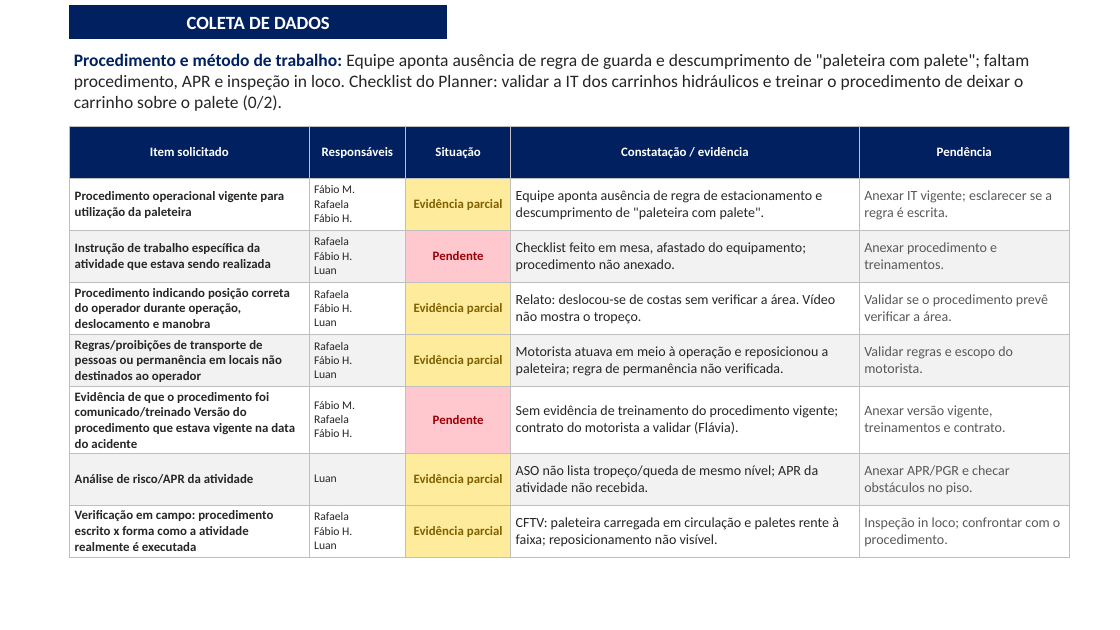
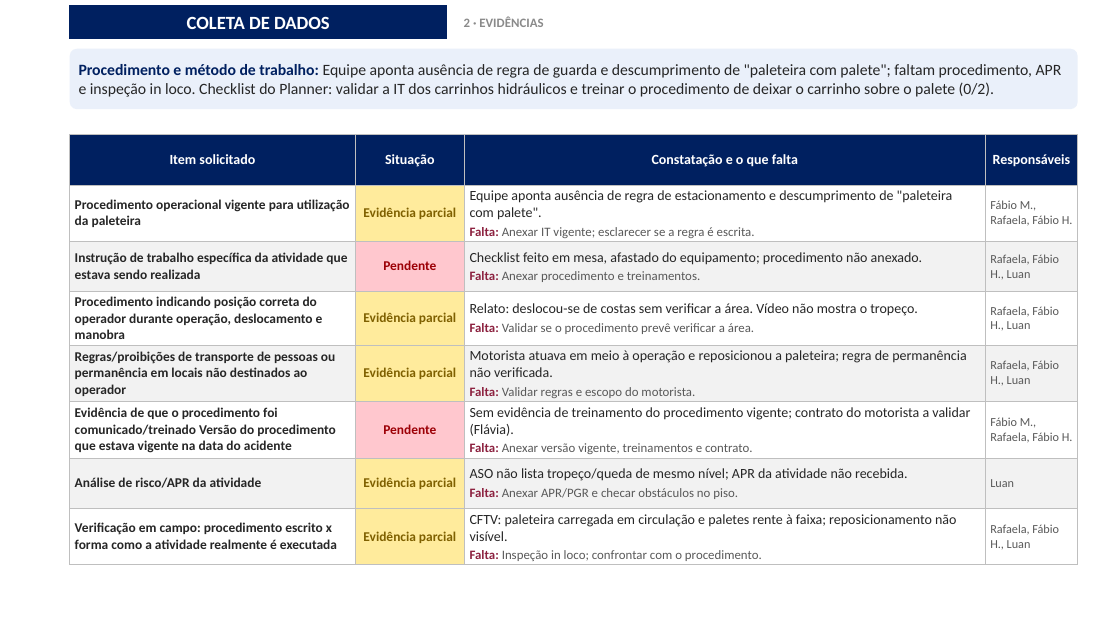
Before and after one commit to luantavarez9/hospital-seguro, a slide deck: slide 10 of entrega_acidente_GRU1/Apresentacao_Ocorrencia_Acidente_GRU_I.pptx (slide 9 before the commit). Drawn at 1120x630 pixels with LibreOffice and Linux fonts; fonts in the diff are those of the drawing; background and template pictures are left out. Boxes give left, top, right and bottom in pixels: in the first picture for what was removed or moved away, otherwise in the second. Text is boxed around its words. In the diff, an @@ line names an element or a change of style, - is before the commit and + after.

```diff
--- a/entrega_acidente_GRU1/Apresentacao_Ocorrencia_Acidente_GRU_I.pptx
+++ b/entrega_acidente_GRU1/Apresentacao_Ocorrencia_Acidente_GRU_I.pptx
@@ text added at [464, 16, 543, 27], 11 pt, text #8A8A8A, bold @@
+2 · EVIDÊNCIAS
@@ rounded rectangle "Procedimento e método de trabalho: ...": place and size @@
-rounded rectangle "Procedimento e método de trabalho: ..." at [74, 53, 1029, 111]
+rounded rectangle "Procedimento e método de trabalho: ..." at [70, 49, 1078, 109]
@@ rounded rectangle "Procedimento e método de trabalho: ..." at [70, 49, 1078, 109]: size 15 to 13.5 pt; less space between paragraphs; vertical alignment top to middle; fill none to #EAF0FA @@
@@ table at [70, 134, 1078, 565] @@
-column 2: Responsáveis | Fábio M. / Rafaela / Fábio H. | Rafaela / Fábio H. / Luan | Rafaela / Fábio H. / Luan | Rafaela / Fábio H. / Luan | Fábio M. / Rafaela / Fábio H. | Luan | Rafaela / Fábio H. / Luan
-column 4: Constatação / evidência | Equipe aponta ausência de regra de estacionamento e descumprimento de "paleteira com palete". | Checklist feito em mesa, afastado do equipamento; procedimento não anexado. | Relato: deslocou-se de costas sem verificar a área. Vídeo não mostra o tropeço. | Motorista atuava em meio à operação e reposicionou a paleteira; regra de permanência não verificada. | Sem evidência de treinamento do procedimento vigente; contrato do motorista a validar (Flávia). | ASO não lista tropeço/queda de mesmo nível; APR da atividade não recebida. | CFTV: paleteira carregada em circulação e paletes rente à faixa; reposicionamento não visível.
+column 3: Constatação e o que falta | Equipe aponta ausência de regra de estacionamento e descumprimento de "paleteira com palete". / Falta: Anexar IT vigente; esclarecer se a regra é escrita. | Checklist feito em mesa, afastado do equipamento; procedimento não anexado. / Falta: Anexar procedimento e treinamentos. | Relato: deslocou-se de costas sem verificar a área. Vídeo não mostra o tropeço. / Falta: Validar se o procedimento prevê verificar a área. | Motorista atuava em meio à operação e reposicionou a paleteira; regra de permanência não verificada. / Falta: Validar regras e escopo do motorista. | Sem evidência de treinamento do procedimento vigente; contrato do motorista a validar (Flávia). / Falta: Anexar versão vigente, treinamentos e contrato. | ASO não lista tropeço/queda de mesmo nível; APR da atividade não recebida. / Falta: Anexar APR/PGR e checar obstáculos no piso. | CFTV: paleteira carregada em circulação e paletes rente à faixa; reposicionamento não visível. / Falta: Inspeção in loco; confrontar com o procedimento.
-column 5: Pendência | Anexar IT vigente; esclarecer se a regra é escrita. | Anexar procedimento e treinamentos. | Validar se o procedimento prevê verificar a área. | Validar regras e escopo do motorista. | Anexar versão vigente, treinamentos e contrato. | Anexar APR/PGR e checar obstáculos no piso. | Inspeção in loco; confrontar com o procedimento.
+column 4: Responsáveis | Fábio M., Rafaela, Fábio H. | Rafaela, Fábio H., Luan | Rafaela, Fábio H., Luan | Rafaela, Fábio H., Luan | Fábio M., Rafaela, Fábio H. | Luan | Rafaela, Fábio H., Luan
@@ table: place and size @@
-table at [70, 126, 1070, 555]
+table at [70, 134, 1078, 565]
```
Also in this commit, not shown: 19 other slides changed, 2 slides added, 1 slide removed, 33 other files.
